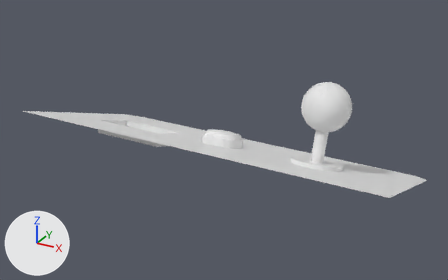
The OBJ model Assets/Models/TYPE8/TYPE8 CP.obj, before and after one commit.
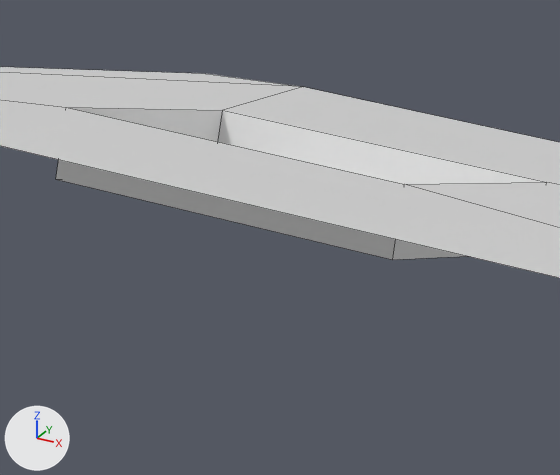
Each version appears first whole from a camera (50 mm lens) standing at (0.1837, 0.1581, 0.9128) and looking at (0.0007, 0.4907, 0.7465), and next in a close-up on the part from 20% to 41% of the width and 36% to 66% of the height. Every picture has the same lights, and +X, +Y and +Z are marked at lower left. The close-ups show mesh edges as thin lines. Where no turn or scale is listed for an object, it has been applied to the vertices.

In view in the first close-up: 'TYPE8 CP'.
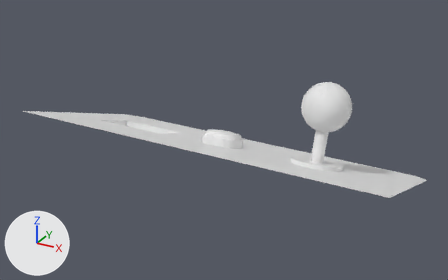
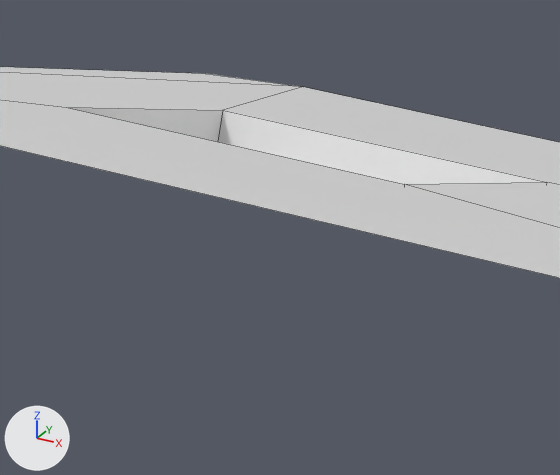
What changed in the scene script:
```text
Change me_type8_cp:
    where me_type8_cp.from_pydata(...)  # 601 vertices, 631 faces; spans x -0.125..0.125, y 0.435..0.555, z 0.719..0.792
    used by ob_type8_cp; location = (0.0, 0.0, 0.0)
    before: 593 (-0.093, 0.474, 0.739) at pixel (55, 179), 594 (-0.042, 0.474, 0.739) at pixel (392, 259), 595 (-0.042, 0.505, 0.728), 596 (-0.093, 0.505, 0.728)
    me_type8_cp part 1
    add for i in [*range(593, 597)]: me_type8_cp.vertices[i].co += Vector((0.0, 0.001, 0.003))
```

What differs and where, as boxes (x1, y1, x2, y2) in the close-ups (560 x 475 px; the box of a moved part takes in the faces that stretch with it):
part 1 of me_type8_cp, moved or reshaped: before (56, 107, 543, 260); after (66, 107, 543, 184)
